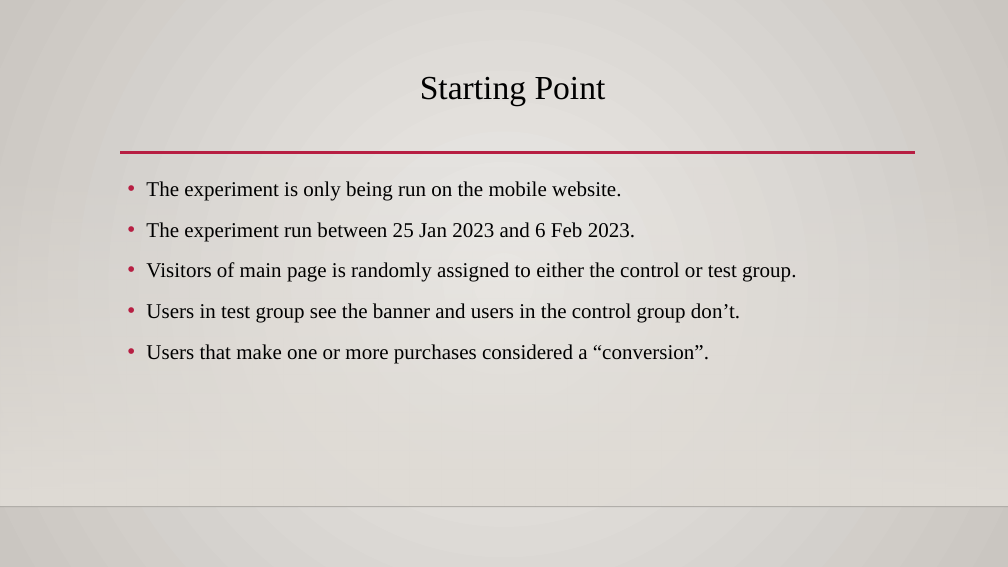
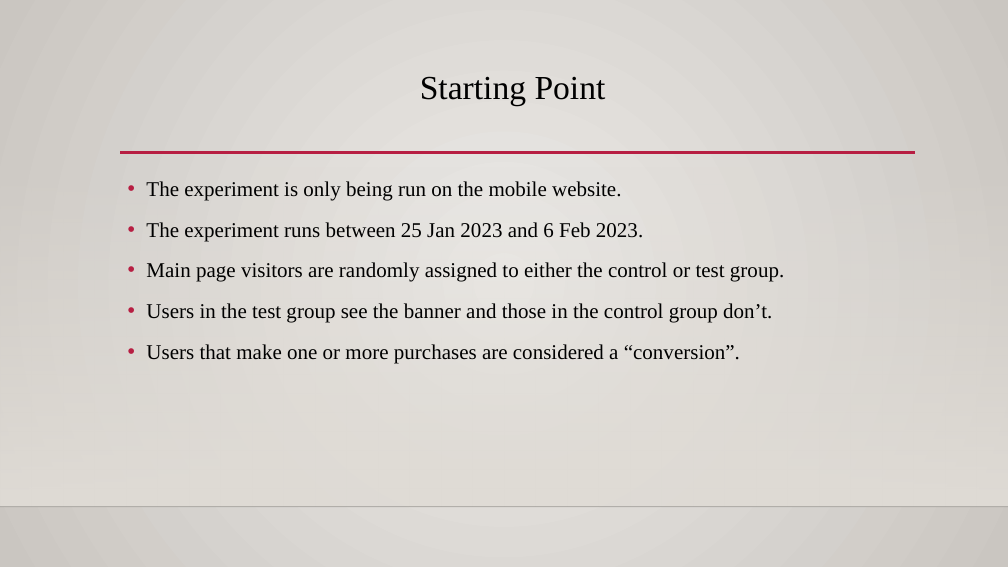
Before and after one commit to BatuSengezer/GloBox_A-B_Analysis, a slide deck: slide 2 of GloBox_A-B_Test_Presentation.pptx. Drawn at 1008x567 pixels with LibreOffice and Linux fonts; fonts in the diff are those of the drawing; background and template pictures are left out. Boxes give left, top, right and bottom in pixels: in the first picture for what was removed or moved away, otherwise in the second. Text is boxed around its words. In the diff, an @@ line names an element or a change of style, - is before the commit and + after.

```diff
--- a/GloBox_A-B_Test_Presentation.pptx
+++ b/GloBox_A-B_Test_Presentation.pptx
@@ text at [146, 222, 784, 364]: text changed @@
-• The experiment run between 25 Jan 2023 and 6 Feb 2023.
-• Visitors of main page is randomly assigned to either the control or test group.
-• Users in test group see the banner and users in the control group don’t.
-• Users that make one or more purchases considered a “conversion”.
+• The experiment runs between 25 Jan 2023 and 6 Feb 2023.
+• Main page visitors are randomly assigned to either the control or test group.
+• Users in the test group see the banner and those in the control group don’t.
+• Users that make one or more purchases are considered a “conversion”.
```
Also in this commit, not shown: 5 other slides changed, 3 other files.
